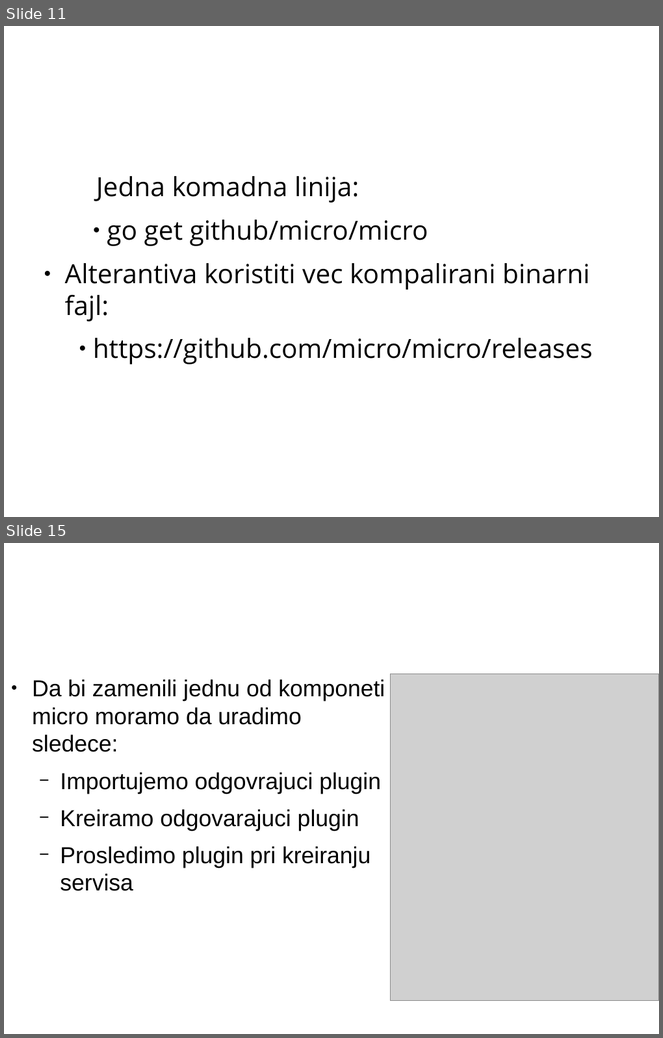
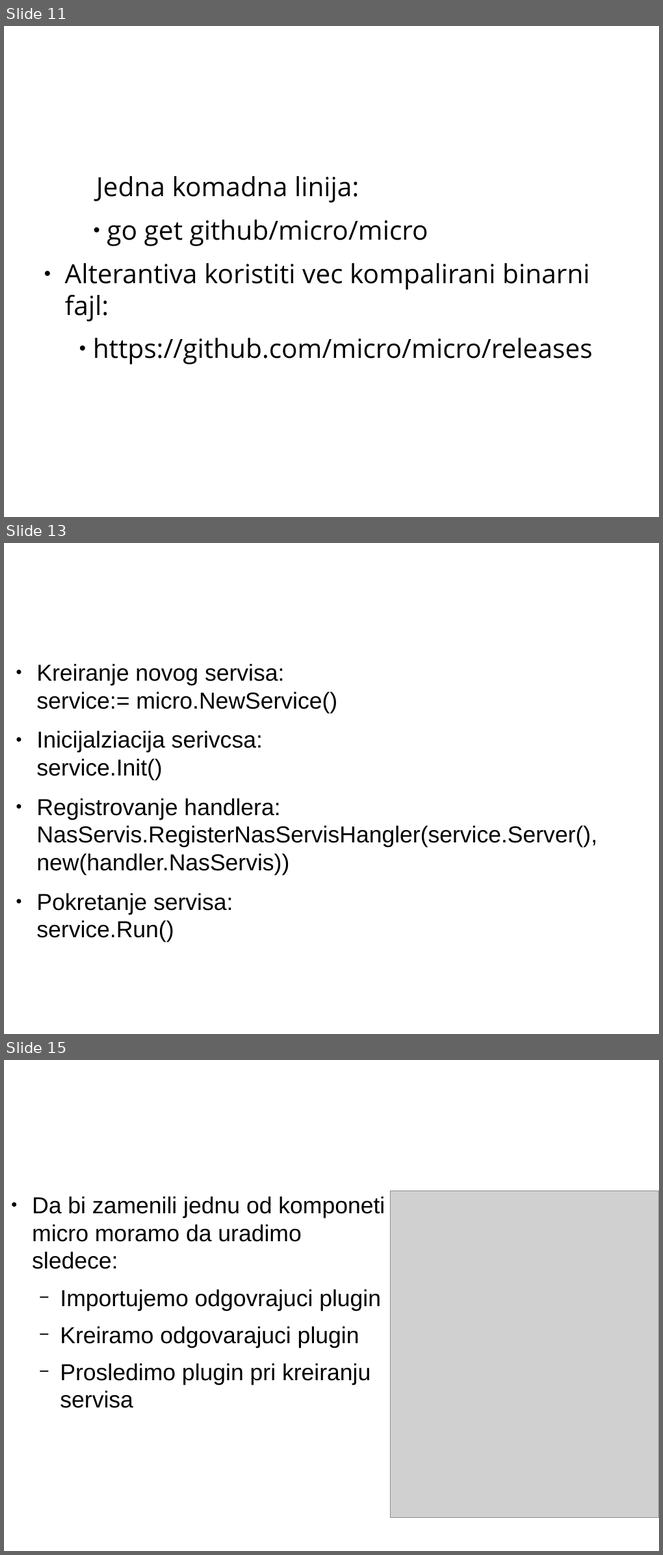
Before and after one commit to CommName/Go-micro-DemoApp, a slide deck: GoMicroUvod.pptx. Shown one above the other, each under a label of ours: slides 11 and 15 before the commit, slides 11, 13 and 15 after it; the slides between them are not shown. The pictures are 663x1038 and 663x1555 pixels, drawn with LibreOffice and Linux fonts; fonts in the diff are those of the drawing; grey boxes stand for pictures; background and template pictures are left out. Boxes give left, top, right and bottom in pixels: in the first picture for what was removed or moved away, otherwise in the second. Text is boxed around its words. In the diff, an @@ line names an element or a change of style, - is before the commit and + after.

Commit message:
Web server and routing pages

```diff
--- a/GoMicroUvod.pptx
+++ b/GoMicroUvod.pptx
@@ slide 13 added at (4, 543, 659, 1034), background picture (left out) @@
@@ text added at (36, 563, 627, 644), 44 pt, text #FFFFFF @@
+Main funkcija
@@ text added at (36, 664, 597, 943), 28 pt, text #000000 @@
+● Kreiranje novog servisa:
+  service:= micro.NewService()
+● Inicijalziacija serivcsa:
+  service.Init()
+● Registrovanje handlera:
+  NasServis.RegisterNasServisHangler(service.Server(), new(handler.NasServis))
+● Pokretanje servisa:
+  service.Run()
```
Also in this commit, not shown: 1 slide changed, 4 other slides added, 4 other files.
